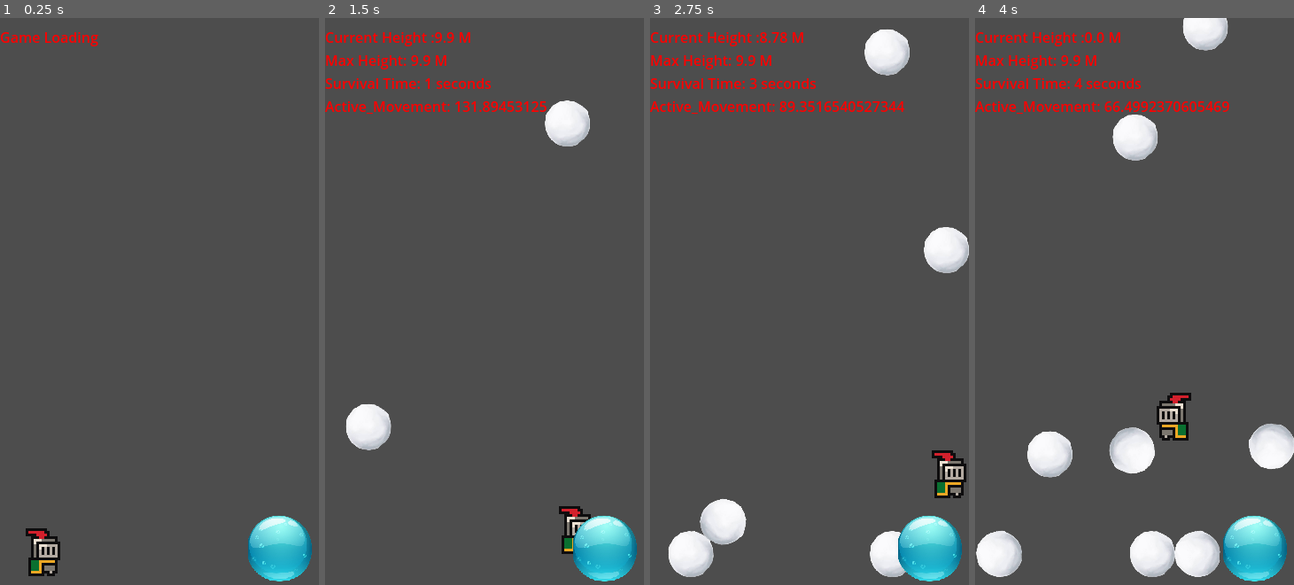
Above: before the commit, frames 1-4 (left to right).
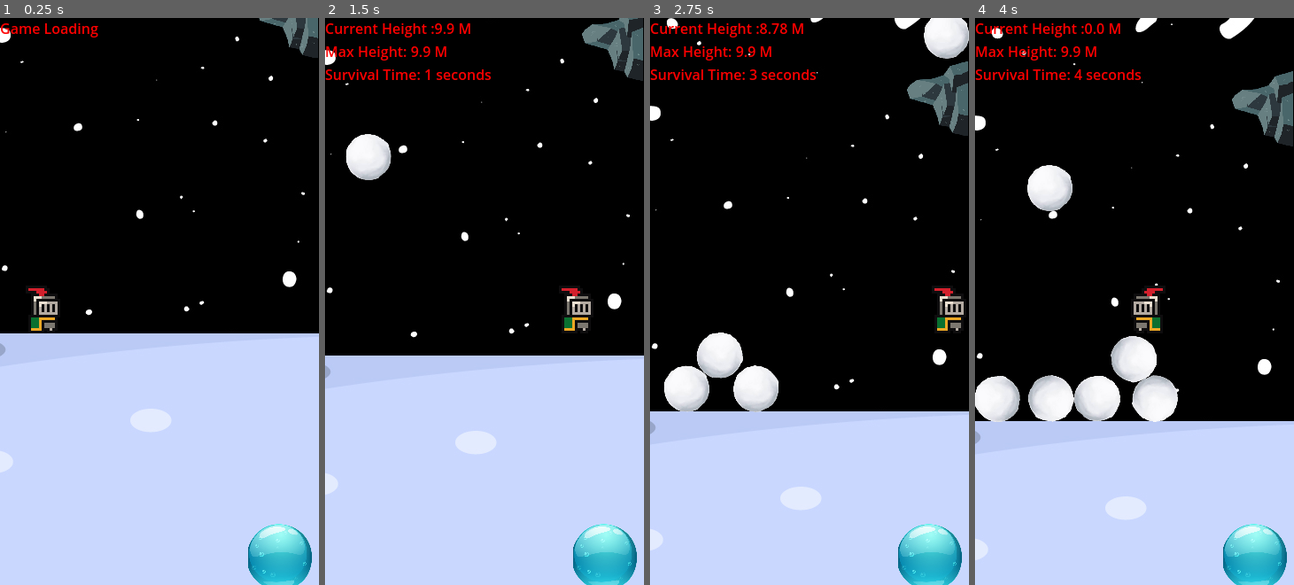
Above: after the commit, the same moments.

Repository: KushalRana/shirokuro
Game: Godot game, scene res://scenes/game.tscn
Two runs of this game, one before a commit and one after it. Both use one fixed random seed, a clock stepped at 60 frames per second and the inputs below.
Inputs (mouse positions are in pixels of both pictures, inside the frame that each line leads up to):
- Up to frame 1 (0.25 s): no input
- Up to frame 2 (1.5 s): move the mouse to (554, 273) at 0.52 s; hold Right (Move_Right) 0.53-1.25 s; hold Space (Jump) 0.53-1.25 s; click (554, 273) at 0.67 s; drag from (420, 329) to (468, 414) at 1.27 s
- Up to frame 3 (2.75 s): move the mouse to (841, 176) at 2.02 s; hold Right (Move_Right) from 2.03 s (still down); hold Space (Jump) from 2.03 s (still down)
- Up to frame 4 (4 s): release Right (Move_Right) at 2.75 s; release Space (Jump) at 2.75 s; drag from (1118, 414) to (1038, 216) at 2.77 s; move the mouse to (1230, 386) at 3.52 s; hold Left (Move_Left) from 3.53 s (still down); hold Space (Jump) from 3.53 s (still down)

The runs differ from the first frame. In frame 1, 99% of the frame differs, in the area x 0-100%, y 0-100%; in frame 2, 99%; in frame 3, 99%; in frame 4, 99%.

Commit message:
Camera and Background
- Updated camera to follow player
- added background
- updated to use a different gameover logic

Diff:
--- a/kuro's game/Kuro_Snowball/scenes/background.tscn
+++ b/kuro's game/Kuro_Snowball/scenes/background.tscn
@@ -1,6 +1,8 @@
-[gd_scene load_steps=5 format=3 uid="uid://bjttqlbdjuskd"]
+[gd_scene load_steps=10 format=3 uid="uid://bjttqlbdjuskd"]
 
 [ext_resource type="Script" uid="uid://7658foi8glmg" path="res://scripts/background.gd" id="1_bkp1e"]
+[ext_resource type="Texture2D" uid="uid://cvxigc3c4ywmi" path="res://assets/sprites/snow_background_Bottom.jpg" id="2_y0upk"]
+[ext_resource type="Texture2D" uid="uid://b8j8g8exlgy8f" path="res://assets/sprites/snowy_night_sky.jpg" id="3_jougr"]
 
 [sub_resource type="WorldBoundaryShape2D" id="WorldBoundaryShape2D_o5a4c"]
 
@@ -9,6 +11,17 @@
 
 [sub_resource type="WorldBoundaryShape2D" id="WorldBoundaryShape2D_y0upk"]
 normal = Vector2(-1, 0)
+
+[sub_resource type="AtlasTexture" id="AtlasTexture_y0upk"]
+atlas = ExtResource("2_y0upk")
+region = Rect2(428.583, 1374.23, 1571.42, 625.767)
+
+[sub_resource type="AtlasTexture" id="AtlasTexture_jougr"]
+atlas = ExtResource("3_jougr")
+region = Rect2(391.107, 0, 1608.89, 1358.17)
+
+[sub_resource type="AtlasTexture" id="AtlasTexture_cbsqf"]
+atlas = ExtResource("3_jougr")
 
 [node name="BackGround" type="Node2D"]
 script = ExtResource("1_bkp1e")
@@ -29,3 +42,12 @@
 
 [node name="CollisionShape2D" type="CollisionShape2D" parent="RightWall"]
 shape = SubResource("WorldBoundaryShape2D_y0upk")
+
+[node name="Ground_Image" type="Sprite2D" parent="."]
+texture = SubResource("AtlasTexture_y0upk")
+
+[node name="Bottom_Image" type="Sprite2D" parent="."]
+texture = SubResource("AtlasTexture_jougr")
+
+[node name="Bottom_Image_2" type="Sprite2D" parent="."]
+texture = SubResource("AtlasTexture_cbsqf")
--- a/kuro's game/Kuro_Snowball/scenes/game.tscn
+++ b/kuro's game/Kuro_Snowball/scenes/game.tscn
@@ -41,8 +41,6 @@
 shape = SubResource("CircleShape2D_u5sy4")
 action = "Jump"
 
-[node name="Camera2D" type="Camera2D" parent="."]
-
 [node name="Info" type="Label" parent="."]
 top_level = true
 offset_right = 40.0
@@ -54,5 +52,7 @@
 
 [node name="Obstacles" parent="." instance=ExtResource("6_p57ef")]
 
+[node name="Camera2D" type="Camera2D" parent="."]
+
 [connection signal="timeout" from="Snowball_Timer" to="." method="_on_snowball_timer_timeout"]
 [connection signal="timeout" from="Update_Timer" to="." method="_on_update_timer_timeout"]
--- a/kuro's game/Kuro_Snowball/scripts/background.gd
+++ b/kuro's game/Kuro_Snowball/scripts/background.gd
@@ -8,3 +8,18 @@
 
 	#$Ground/CollisionShape2D.position=Vector2(0.0,100)
 	$RightWall/CollisionShape2D.position=Vector2(srn.x,0.0)
+
+	#display background image of the ground
+	$Ground_Image.position=Vector2(0.0,$Ground_Image.texture.get_height()/2)
+	#display background image above ground
+	$Bottom_Image.position=Vector2(0.0,-$Bottom_Image.texture.get_height()/2)
+	$Bottom_Image_2.position=Vector2(0.0,-$Bottom_Image.texture.get_height()-$Bottom_Image_2.texture.get_height()/2)
+
+
+#if player is 1 image size above this image, move 2 image above
+#to make it seems continuous
+func update_pos(player_pos):
+	if ($Bottom_Image.position.y-$Bottom_Image.texture.get_height())>player_pos.y:
+		$Bottom_Image.position=Vector2(0.0,$Bottom_Image.position.y-$Bottom_Image_2.texture.get_height()-$Bottom_Image.texture.get_height())
+	if ($Bottom_Image_2.position.y-$Bottom_Image_2.texture.get_height())>player_pos.y:
+		$Bottom_Image_2.position=Vector2(0.0,$Bottom_Image_2.position.y-$Bottom_Image_2.texture.get_height()-$Bottom_Image.texture.get_height())
--- a/kuro's game/Kuro_Snowball/scripts/game.gd
+++ b/kuro's game/Kuro_Snowball/scripts/game.gd
@@ -12,24 +12,18 @@
 var base_pos
 var dir
 
-var camera_y_start
-var camera_shift_interval
-var char_init_offset
-
 #scoring
 var cur_height
 var max_height
 var survival_time
+var player_base_height
 
 var snowball_base_spd #every 0.5 seconds 1 ball
 var snowball_spd_incr #each increment of difficulty minus 0.01 second
 var diff_incr_interval
 
 var game_over
-var last_player_pos
-var max_ticks_not_moving
-var tick_player_not_moving
-
+var overflow_snowball_limit
 
 var last_obstacle_y
 var obstacle_interval
@@ -41,18 +35,13 @@
 func _ready():
 	#srn=DisplayServer.screen_get_size()
 	srn=DisplayServer.window_get_size()
-	#$Player.apply_scale(Vector2(50.0,50.0))
-	#$Player.position=Vector2(50.0,srn.y-10)
-	$Player.position=Vector2(50.0,-10)
+	#For player to fall onto the ground
+	$Player.global_position=Vector2(50.0,-10)
 
 	force=20.0
 	max_spd=300.0
 	$Player/RigidBody2D.contact_monitor=true
 	$Player/RigidBody2D.max_contacts_reported=20;
-
-	#var dup=snowball.instantiate()
-	#dup.position=Vector2(100,0)
-	#add_child(dup)
 
 	$Snowball_Timer.start()
 
@@ -65,17 +54,16 @@
 	cur_height=0.0
 	max_height=0.0
 	survival_time=0.0
-
-	#Start camera abit lower so ground can be seen
-	camera_y_start = srn.y-20.0 #The top left of camera
-	camera_shift_interval = 20 #smaller = smoother scrolling
-	$Camera2D.position=Vector2(srn.x/2,-camera_y_start/2)
-	char_init_offset=-1 #uninitialized
+	player_base_height=0.0
+
+	#Position camera
+	$Camera2D.global_position=Vector2(srn.x/2,$Player/RigidBody2D.global_position.y)
+	#$Camera2D.offset=Vector2(0.0,-srn.y*1/3) #player 2/3 from top of screen
 
 	#screen has shifted to slightly below ground so placing button on ground level is sufficient
 	#then move up with each offset
-	$JumpButton.position=Vector2(srn.x-10-$JumpButton.shape.radius,$Camera2D.offset.y-$JumpButton.shape.radius)
-	$Info.position=Vector2(0.0,-camera_y_start)
+	$JumpButton.position=Vector2(srn.x-10-$JumpButton.shape.radius , $Camera2D.global_position.y + $Camera2D.offset.y + srn.y/2 - $JumpButton.shape.radius)
+	$Info.position=Vector2(0.0,$Camera2D.global_position.y + $Camera2D.offset.y - srn.y/2)
 	$Info.text="Game Loading"
 
 
@@ -87,9 +75,8 @@
 	diff_incr_interval=3
 	game_over=false
 
-	last_player_pos=Vector2($Player/RigidBody2D.global_position)
-	max_ticks_not_moving=10 #timer interval 0.5 sec so 5 sec is 10 ticks
-	tick_player_not_moving=0
+	#if stationary snowball exceeds this amount above screen, gameover
+	overflow_snowball_limit=10
 
 	last_obstacle_y=0.0 #to hwlp limit obstacles placed
 	obstacle_interval=srn.y/3
@@ -130,8 +117,8 @@
 
 func _on_snowball_timer_timeout() -> void:
 	var dup=snowball.instantiate()
-	#dup.position=Vector2(randf_range(0,srn.x-200),0)
-	dup.position=Vector2(randf_range(0,srn.x),-camera_y_start+$Camera2D.offset.y)
+	#Dropping from abit higher is fine
+	dup.position=Vector2(randf_range(0,srn.x) , $Camera2D.global_position.y + $Camera2D.offset.y - srn.y)
 	##Add speed to prevent detection of gameover
 	dup.find_child("RigidBody2D").linear_velocity=Vector2(0.0,0.01)
 	add_child(dup)
@@ -188,34 +175,34 @@
 		$Player/RigidBody2D.linear_velocity=Vector2($Player/RigidBody2D.linear_velocity.x,-max_spd)
 
 func move_screen():
-	#if player position is above mid screen, scroll screen up
-	if ($Player/RigidBody2D.position.y-char_init_offset) < ($Camera2D.offset.y-camera_shift_interval*14):
-		$Camera2D.offset=Vector2(0.0,$Camera2D.offset.y-camera_shift_interval/4)
-		$JumpButton.position=Vector2(srn.x-10-$JumpButton.shape.radius,$Camera2D.offset.y-$JumpButton.shape.radius)
-		$Info.position=Vector2(0.0,-camera_y_start+$Camera2D.offset.y)
-
-		#if scroll screen up, check if should add an obstacle
-		if($Camera2D.offset.y<(last_obstacle_y-obstacle_interval) && rnd.randi()%2): #decide if should add obstacle
-			last_obstacle_y=$Camera2D.offset.y
-			var flip=rnd.randi()%2
-			var obstacle_x = 0.0
-			if(flip): #decide if should be left or right
-				obstacle_x=srn.x
-			$Obstacles.add_obstacle(rnd.randi()%6+1,Vector2(obstacle_x,-camera_y_start+$Camera2D.offset.y+200),flip)
+	#Move camera with player along the Y axis
+	$Camera2D.position=Vector2(srn.x/2,$Player/RigidBody2D.global_position.y)
+	$JumpButton.position=Vector2(srn.x-10-$JumpButton.shape.radius , $Camera2D.global_position.y + $Camera2D.offset.y + srn.y/2 - $JumpButton.shape.radius)
+	$Info.position=Vector2(0.0,$Camera2D.global_position.y + $Camera2D.offset.y - srn.y/2)
+
+	$BackGround.update_pos($Player/RigidBody2D.position)
+
+	var cur_pos_y=$Camera2D.global_position.y + $Camera2D.offset.y - srn.y/2
+	#if scroll screen up, check if should add an obstacle
+	if(cur_pos_y<(last_obstacle_y-obstacle_interval) && rnd.randi()%2): #decide if should add obstacle
+		last_obstacle_y=cur_pos_y
+		var flip=rnd.randi()%2
+		var obstacle_x = 0.0
+		if(flip): #decide if should be left or right
+			obstacle_x=srn.x
+		$Obstacles.add_obstacle(rnd.randi()%6+1,Vector2(obstacle_x, last_obstacle_y),flip)
 
 func _on_update_timer_timeout() -> void:
-	#Initialize distance
-	if char_init_offset==-1:
-		char_init_offset=$Player/RigidBody2D.position.y
-
 	if game_over == true:
 		$Info.text+="\nGame Over"
 		$Snowball_Timer.stop()
 		$Update_Timer.stop()
 
 	else:
+		if player_base_height==0.0:
+			player_base_height=$Player/RigidBody2D.global_position.y
 		#Display update
-		cur_height=snapped((char_init_offset-$Player/RigidBody2D.position.y)/10,0.01)
+		cur_height=-snapped(($Player/RigidBody2D.global_position.y-player_base_height)/10,0.01)
 		max_height=max(max_height,cur_height)
 		survival_time+=$Update_Timer.wait_time
 
@@ -223,36 +210,37 @@
 		$Info.text+="Max Height: " + str(max_height) + " M\n"
 		$Info.text+="Survival Time: " + str(snapped(survival_time,1)) + " seconds"
 
-		##debugging info
-		$Info.text+="\nActive_Movement: " + str(last_player_pos.distance_to($Player/RigidBody2D.global_position))
-
 		#Difficulty up every 10 seconds
-		#but cap at 0.01 sec interval
-		if $Snowball_Timer.wait_time>0.01:
+		#but cap at 0.05 sec interval
+		if $Snowball_Timer.wait_time>0.05:
 			var spd=snowball_base_spd-snowball_spd_incr*snapped(survival_time/diff_incr_interval,1)
-			spd=max(0.01,spd) #cannot go below 0.01
+			spd=max(0.05,spd) #cannot go below 0.05 as per godot
 			$Snowball_Timer.wait_time=spd
 
-		#chk if player moving
-		if(last_player_pos.distance_to($Player/RigidBody2D.global_position)<30.0):
-			tick_player_not_moving+=1
-		else:
-			tick_player_not_moving=0
-		last_player_pos = Vector2($Player/RigidBody2D.global_position)
-
 func check_gameOver():
-	var camera=$Camera2D.global_position+$Camera2D.offset
-	var srn_top_y=camera.y-srn.y/2 + 50
-	#if covered by snowballs up to depth of 1/3 the screen, assumed stuck
-	var player_buried_y = $Player/RigidBody2D.global_position.y-srn.y/3
+	var srn_top_y=$Camera2D.global_position.y+$Camera2D.offset.y-srn.y/2
+	var danger_zone=$Camera2D.global_position.y+$Camera2D.offset.y-srn.y/4
+	var stationary_count=0
 
 	var snowballs = get_tree().get_nodes_in_group("new_snowballs")
 	for snball in snowballs:
-		if game_over == false && snball.find_child("RigidBody2D").linear_velocity.y < 0.0:
-			if snball.find_child("RigidBody2D").global_position.y < player_buried_y && tick_player_not_moving >= max_ticks_not_moving:
-				game_over=true
-			if snball.find_child("RigidBody2D").global_position.y < srn_top_y && tick_player_not_moving >= max_ticks_not_moving:
-				game_over=true
-			#snowballs that are stopped or bounced do not need to be checked anymore
-			if snball.find_child("RigidBody2D").global_position.y > $Player/RigidBody2D.position.y:
+		var ball=snball.find_child("RigidBody2D")
+		if game_over == false && ball.linear_velocity.y <= 0.0:
+			#nudge balls above the danger zone
+			#to prevent balls stuck on cliffs
+			if ball.global_position.y < danger_zone:
+				#if left nudge right, else nudege left
+				if ball.global_position.x < srn.x/2 :
+					ball.apply_impulse(Vector2(1.0,0.0))
+				else:
+					ball.apply_impulse(Vector2(-1.0,0.0))
+			#if not moving and exceed top of screen then gameover
+			if ball.global_position.y < srn_top_y:
+				#game_over=true
+				stationary_count+=1
+			#snowballs below player are not application to gameover logic
+			if ball.global_position.y > $Player/RigidBody2D.position.y:
 				snball.remove_from_group("new_snowballs")
+
+	if stationary_count>overflow_snowball_limit:
+		game_over=true
Not shown, added: kuro's game/Kuro_Snowball/assets/sprites/201790-OZ7N6G-910.jpg.import
Binary file added: kuro's game/Kuro_Snowball/assets/sprites/snow_background_Bottom.jpg
Not shown, added: kuro's game/Kuro_Snowball/assets/sprites/snow_background_Bottom.jpg.import
Binary file added: kuro's game/Kuro_Snowball/assets/sprites/snowy_night_sky.jpg
Not shown, added: kuro's game/Kuro_Snowball/assets/sprites/snowy_night_sky.jpg.import
